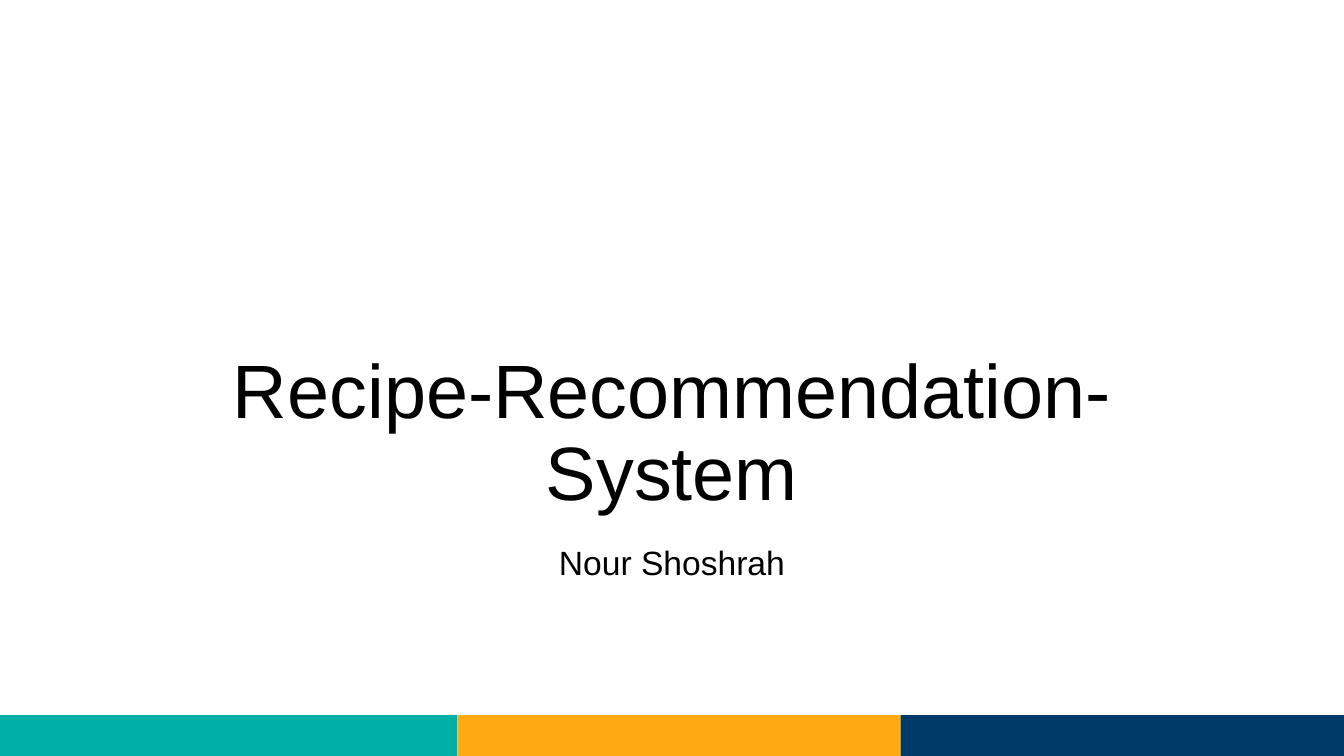
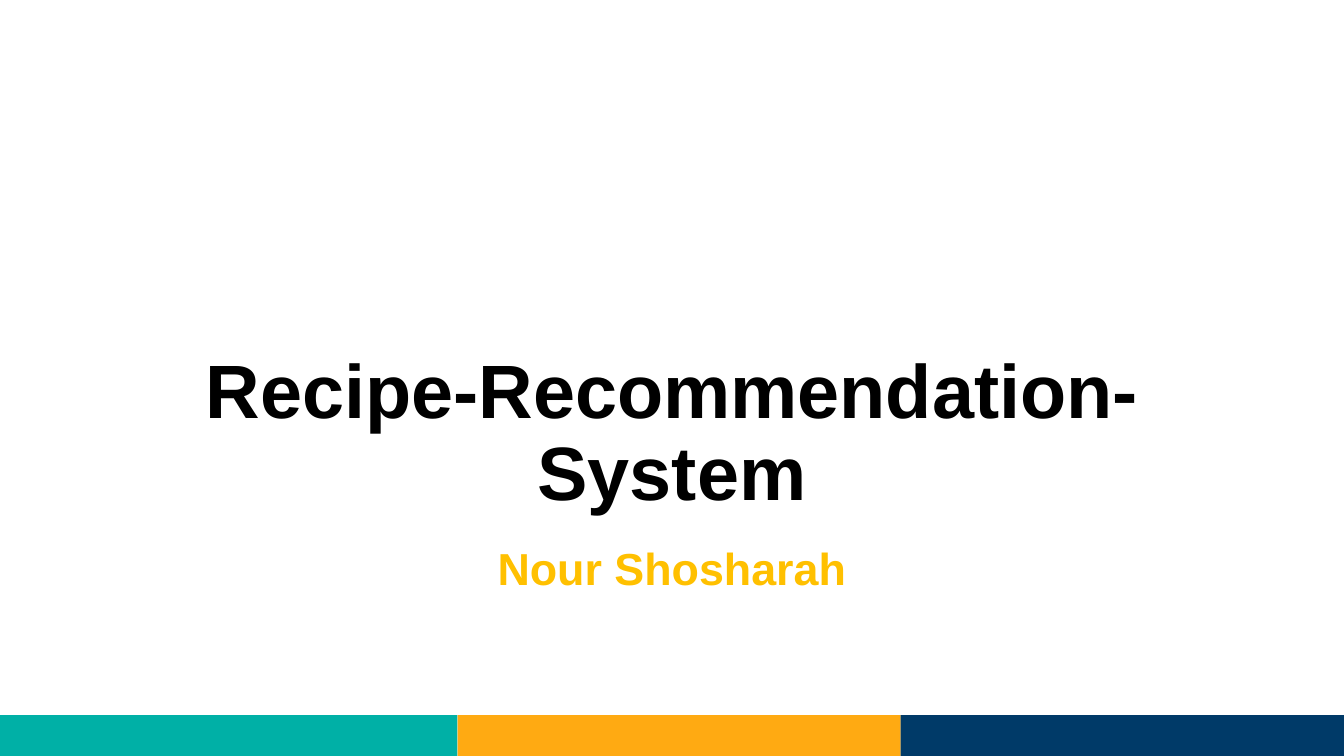
Before and after one commit to Nourshosharah/Chef_Recommendation_sys, a slide deck: slide 1 of Projects.pptx. Drawn at 1344x756 pixels with LibreOffice and Linux fonts; fonts in the diff are those of the drawing; background and template pictures are left out. Boxes give left, top, right and bottom in pixels: in the first picture for what was removed or moved away, otherwise in the second. Text is boxed around its words. In the diff, an @@ line names an element or a change of style, - is before the commit and + after.

```diff
--- a/Projects.pptx
+++ b/Projects.pptx
@@ title "Recipe-Recommendation-System" at box(206, 363, 1138, 514): bold on @@
@@ subtitle at box(498, 552, 845, 586): text changed; size 24 to 32 pt; text colour #000000 to #FFC000; bold on @@
-Nour Shoshrah
+Nour Shosharah
```
Also in this commit, not shown: 1 other slide changed.
